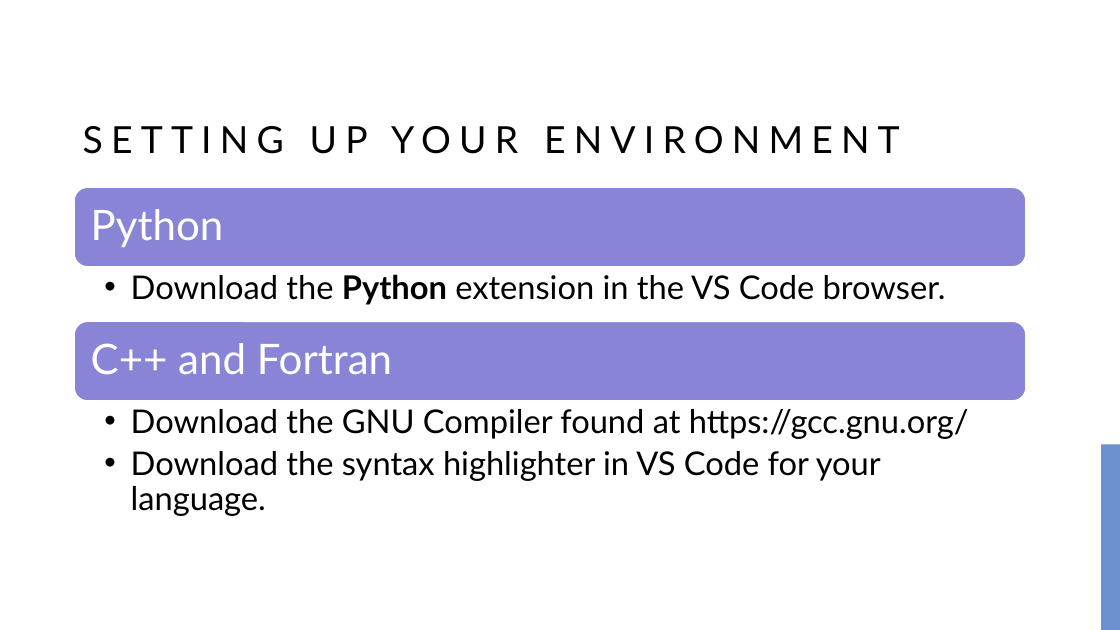
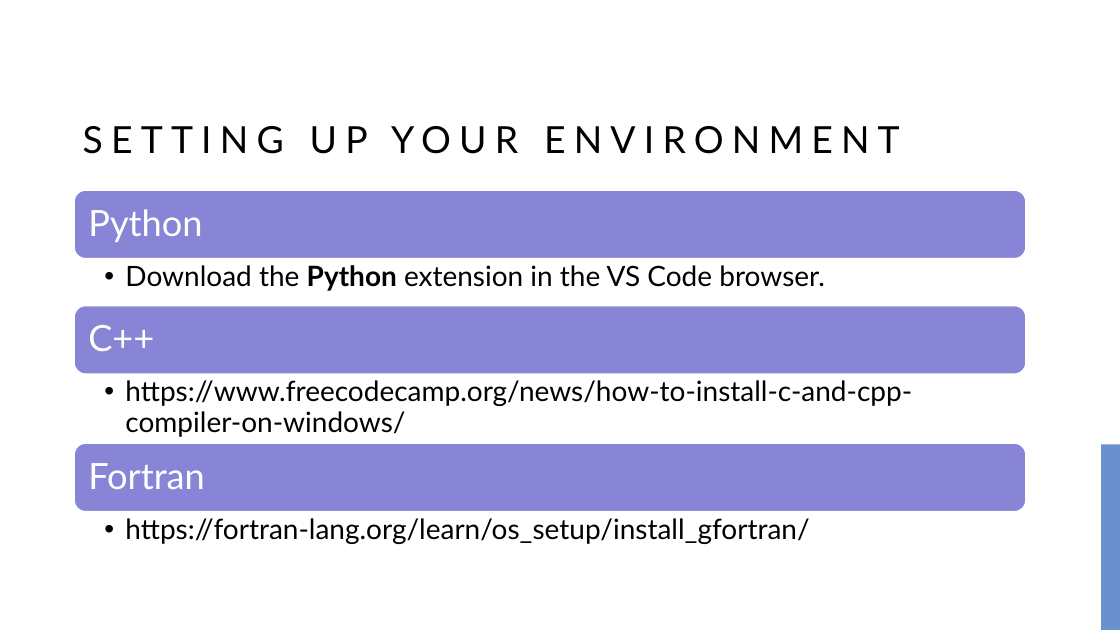
Before and after one commit to Colby-Dennis/Physics_Coding_GRADeS, a slide deck: slide 5 of Coding in Physics.pptx. Drawn at 1120x630 pixels with LibreOffice and Linux fonts; fonts in the diff are those of the drawing; background and template pictures are left out. Boxes give left, top, right and bottom in pixels: in the first picture for what was removed or moved away, otherwise in the second. Text is boxed around its words. In the diff, an @@ line names an element or a change of style, - is before the commit and + after.

```diff
--- a/Coding in Physics.pptx
+++ b/Coding in Physics.pptx
@@ rounded rectangle: place and size @@
-rounded rectangle at (74, 187, 1026, 266)
+rounded rectangle at (74, 190, 1026, 258)
@@ text "Python" at (88, 209, 202, 242): size 36 to 31 pt; less space between paragraphs @@
@@ text "Download the Python extension in ...": place and size @@
-text "Download the Python extension in ..." at (131, 274, 946, 305)
+text "Download the Python extension in ..." at (125, 265, 825, 291)
@@ text "Download the Python extension in ..." at (125, 265, 825, 291): size 28 to 24 pt; indent changed @@
@@ rounded rectangle: place and size @@
-rounded rectangle at (74, 322, 1026, 401)
+rounded rectangle at (74, 306, 1026, 374)
@@ text at (88, 325, 154, 351): text changed; size 36 to 31 pt @@
-C++ and Fortran
+C++
@@ text removed at (131, 409, 969, 516) @@
-  • Download the GNU Compiler found at https://gcc.gnu.org/
-  • Download the syntax highlighter in VS Code for your language.
@@ group added at (74, 380, 1026, 544): 3 texts, 1 rounded rectangle @@
+  • https://www.freecodecamp.org/news/how-to-install-c-and-cpp-compiler-on-windows/
+Fortran
+  • https://fortran-lang.org/learn/os_setup/install_gfortran/
```
Also in this commit, not shown: 7 other files.
